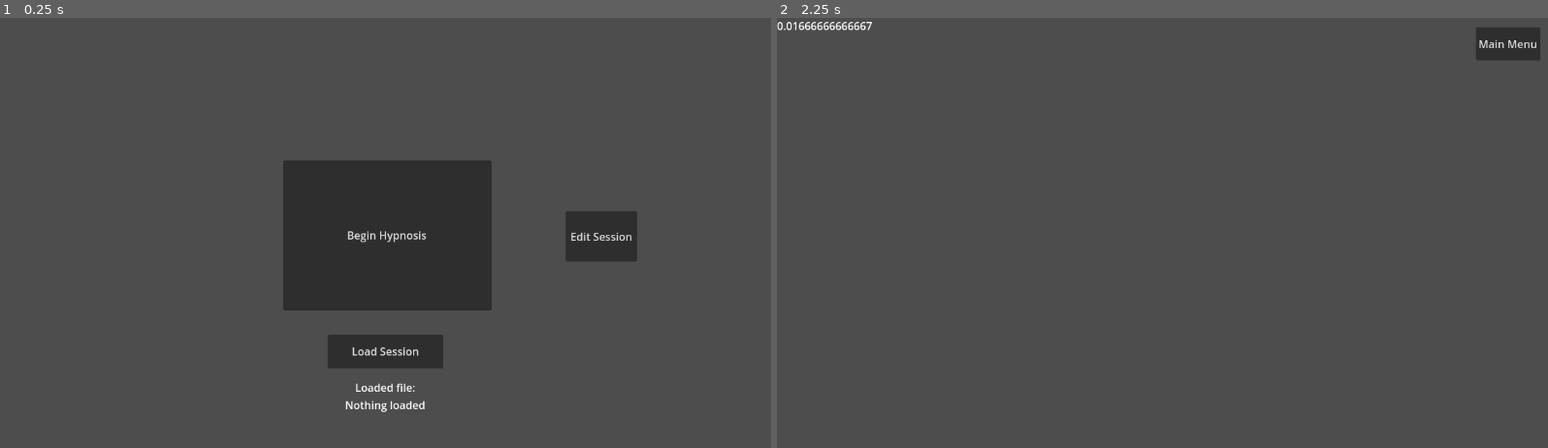
Above: before the commit, frames 1-2 (left to right).
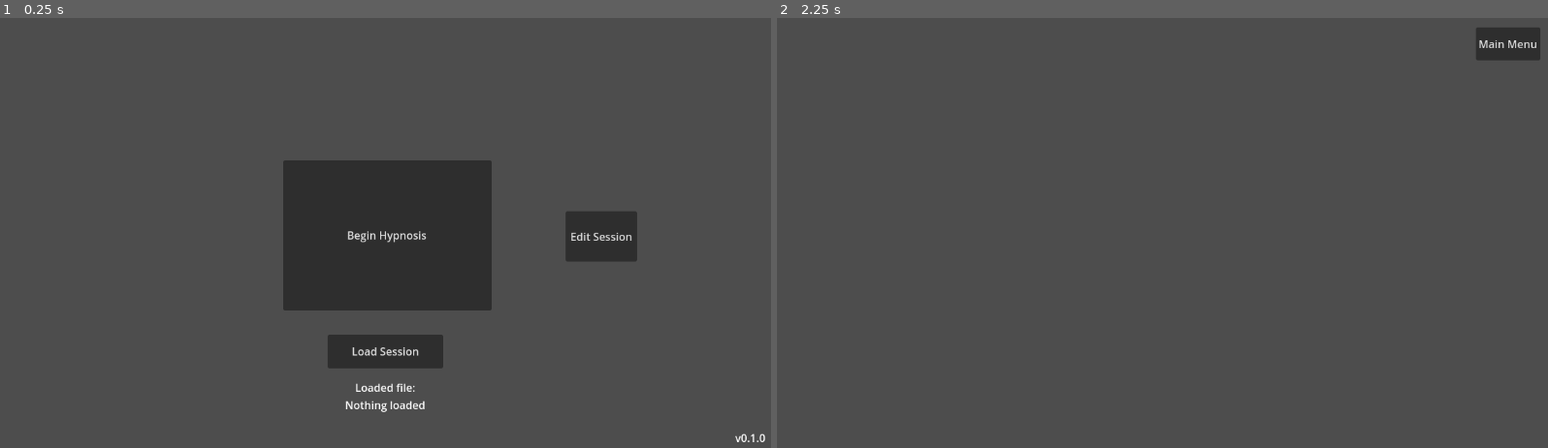
Above: after the commit, the same moments.

Repository: WinterWarp/KeyHypno
Game: Godot game, scene res://Scenes/FirstScene.tscn
Same seed, same stepped clock (60 frames per second), same inputs: the game is played once before the commit and once after it.
Inputs:
- Up to frame 1 (0.25 s): no input
- Up to frame 2 (2.25 s): click "Begin Hypnosis" at 0.5 s; click "Main Menu" at 1.25 s; click "Begin Hypnosis" at 2 s

The runs differ from the first frame. In frame 1, less than 0.1% of the frame differs, in the area x 95-100%, y 96-99%; in frame 2, 0.2%, in the area x 0-13%, y 0-3%.

Commit message:
File management system
Files are now properly tracked and managed between local files on the disk and files unpacked from a hypsav.

Diff:
--- a/Scenes/FirstScene.tscn
+++ b/Scenes/FirstScene.tscn
@@ -58,6 +58,21 @@
 offset_bottom = 522.0
 text = "Load Session"
 
+[node name="VersionLabel" type="Label" parent="MainMenuUI"]
+anchors_preset = 3
+anchor_left = 1.0
+anchor_top = 1.0
+anchor_right = 1.0
+anchor_bottom = 1.0
+offset_left = -135.0
+offset_top = -34.0
+offset_right = -14.0
+offset_bottom = -11.0
+grow_horizontal = 0
+grow_vertical = 0
+text = "v0.1.0"
+horizontal_alignment = 2
+
 [node name="SceneContainer" type="Node2D" parent="."]
 
 [connection signal="pressed" from="MainMenuUI/BeginHypnosisButton" to="." method="_on_begin_hypnosis_pressed"]
--- a/Scripts/SessionData.gd
+++ b/Scripts/SessionData.gd
@@ -4,6 +4,8 @@
 var _elements: Array[SessionElement]
 var _paused: bool = true
 var _global_time: float = 0.0
+var _file_manifest: Array[SessionResourceFile]
+var _new_file_manifest: Array[SessionResourceFile]
 
 
 func _ready() -> void:
@@ -33,6 +35,7 @@
 			if (
 				old_global_time <= element.get_start_time()
 				and _global_time > element.get_start_time()
+				and element.can_run()
 			):
 				element._begin_element()
 				element._process_element(_global_time - element.get_start_time())
@@ -131,7 +134,6 @@
 	if error == OK:
 		var data_received : Array = json.data
 		if typeof(data_received) == TYPE_ARRAY:
-			data_received.sort_custom(func(a, b): return a["start_time"] < b["start_time"])  # sort by time so we can assume events are in order
 			return data_received
 		else:
 			print("data is of invalid type")
@@ -174,3 +176,84 @@
 	print(files)
 	var data: String = reader.read_file("Elements.txt").get_string_from_utf8()
 	decode_from_json(data)
+	unpack_files(reader)
+
+
+func create_file_manifest() -> void:
+	_new_file_manifest.clear()
+	for element: SessionElement in _elements:
+		element.save_files_to_new_manifest(self)
+	_file_manifest = _new_file_manifest.duplicate()
+	_new_file_manifest.clear()
+
+
+func add_file_to_new_manifest(new_file : SessionResourceFilePointer) -> void:
+	if !new_file.is_set():
+		return
+	var index: int = 0
+	for manifest_file: SessionResourceFile in _new_file_manifest:
+		if manifest_file == new_file.get_file():
+			# The file is already in the manifest, just update the pointer
+			new_file.set_to_session_resource_file_id(index)
+			return
+		index = index + 1
+	# Didn't find the file in the manifest, so add it.
+	_new_file_manifest.append(new_file.get_file())
+	new_file.set_to_session_resource_file_id(index)
+
+
+func pack_files(packer: ZIPPacker) -> void:
+	var index: int = 0
+	var manifest_data: Array[Dictionary] = []
+	for file: SessionResourceFile in _file_manifest:
+		var file_meta_data: Dictionary = file.encode_to_json()
+		file_meta_data.get_or_add("manifest_index", str(index))
+		manifest_data.append(file_meta_data)
+		index += 1
+	var manifest_string: String = JSON.stringify(manifest_data)
+
+	packer.start_file("Manifest.txt")
+	packer.write_file(manifest_string.to_utf8_buffer())
+	packer.close_file()
+
+	index = 0
+	for file: SessionResourceFile in _file_manifest:
+		packer.start_file(str(index))
+		packer.write_file(file.get_file_data())
+		packer.close_file()
+		index += 1
+
+
+func unpack_files(reader: ZIPReader) -> void:
+	_file_manifest.clear()
+	var manifest_string: String = reader.read_file("Manifest.txt").get_string_from_utf8()
+	var manifest_data: Array = json_destringify(manifest_string)
+	for entry: Dictionary in manifest_data:
+		var new_file := SessionResourceFile.new("")
+		new_file.decode_from_json(entry)
+		_file_manifest.append(new_file)
+
+		var index: int = entry["manifest_index"].to_int()
+		var file_packed_name = str(index)
+		new_file.set_loaded_file_data(reader.read_file(file_packed_name))
+	for element: SessionElement in _elements:
+		element.populate_file_data_from_manifest(self)
+
+
+func save_to(path: String) -> void:
+	create_file_manifest()
+
+	var packer := ZIPPacker.new()
+	packer.open(path)
+	packer.start_file("Elements.txt")
+	var save_raw: String = encode_to_json()
+	packer.write_file(save_raw.to_utf8_buffer());
+	packer.close_file()
+
+	pack_files(packer)
+
+	packer.close()
+
+
+func get_file_from_manifest_by_id(id: int) -> SessionResourceFile:
+	return _file_manifest[id]
--- a/Scripts/SessionElement.gd
+++ b/Scripts/SessionElement.gd
@@ -21,7 +21,7 @@
 
 func _process_element(delta: float):
 	_local_time += delta
-	if _end_time.get_value() >= 0.0 && _local_time > _end_time.get_value():
+	if _end_time.get_value() >= 0.0 && _start_time.get_value() + _local_time > _end_time.get_value():
 		_end_element()
 		return false
 	return true
@@ -91,6 +91,18 @@
 	return ""
 
 
+func save_files_to_new_manifest(session_data: SessionData) -> void:
+	pass
+
+
+func populate_file_data_from_manifest(session_data: SessionData) -> void:
+	pass
+
+
+func can_run() -> bool:
+	return true
+
+
 func debug_print() -> void:
 	print("_display_name: " + _display_name.get_value())
 	print("_start_time: " + str(_start_time.get_value()))
--- a/Scripts/SessionElement_Audio.gd
+++ b/Scripts/SessionElement_Audio.gd
@@ -2,6 +2,7 @@
 extends SessionElement
 
 var path: String
+var file: SessionResourceFilePointer
 var id: int
 
 
@@ -11,7 +12,8 @@
 
 func _init() -> void:
 	super._init()
-	_end_time.set_value(1.0)
+	_end_time.set_value(10.0)
+	file = SessionResourceFilePointer.new()
 
 
 func _process_element(delta: float):
@@ -27,14 +29,44 @@
 
 func encode_to_json() -> Dictionary:
 	var out : Dictionary = super.encode_to_json()
-	out.get_or_add("path", path)
+	out.get_or_add("file_id", file.get_session_resource_file_id())
 	return out
 
 
 func decode_from_json(entry : Dictionary) -> void:
 	super.decode_from_json(entry)
-	path = entry["path"]
+	file.set_to_session_resource_file_id(entry["file_id"])
+
 
 
 func get_type() -> String:
 	return get_type_static()
+
+
+func set_local_path(in_path: String) -> void:
+	path = in_path
+	file.set_to_local_file_path(in_path)
+
+
+func get_files_to_save() -> Array[SessionResourceFilePointer]:
+	return [file];
+
+
+func save_files_to_new_manifest(session_data: SessionData) -> void:
+	session_data.add_file_to_new_manifest(file)
+
+
+func get_audio_data() -> PackedByteArray:
+	return file.get_file_data()
+
+
+func get_audio_ext() -> String:
+	return file.get_file_ext()
+
+
+func populate_file_data_from_manifest(session_data: SessionData) -> void:
+	file.populate_file_data_from_manifest(session_data)
+
+
+func can_run() -> bool:
+	return file.is_set()
--- a/Scripts/SessionElement_Subliminal.gd
+++ b/Scripts/SessionElement_Subliminal.gd
@@ -108,6 +108,10 @@
 	return get_type_static()
 
 
+func can_run() -> bool:
+	return _messages.size() > 0
+
+
 func debug_print() -> void:
 	super.debug_print()
 	print("_messages: ")
--- a/Scripts/audio.gd
+++ b/Scripts/audio.gd
@@ -1,6 +1,7 @@
 extends AudioStreamPlayer
 
 @export var path = ""
+var _currently_playing_file_data: PackedByteArray
 
 
 func play_path(session_data: ZIPReader, new_path: String):
@@ -29,3 +30,21 @@
 		_:
 			print("unexpected file type")
 	hypno_scene_audio_player.play()
+
+func play_ext(file_data: PackedByteArray, file_ext: String) -> void:
+	var hypno_scene_audio_player = get_node(".")
+	hypno_scene_audio_player.stop()
+	match file_ext:
+		"ogg":
+			hypno_scene_audio_player.stream = AudioStreamOggVorbis.load_from_buffer(file_data)
+		"mp3":
+			var mp3 := AudioStreamMP3.new()
+			mp3.data = file_data
+			hypno_scene_audio_player.stream = mp3
+		_:
+			print("unexpected file type")
+	hypno_scene_audio_player.play()
+	_currently_playing_file_data = file_data
+
+func is_playing_data(file_data: PackedByteArray) -> bool:
+	return playing and _currently_playing_file_data == file_data
--- a/Scripts/editing_scene.gd
+++ b/Scripts/editing_scene.gd
@@ -188,13 +188,7 @@
 
 
 func _handle_save_file_selected(path: String) -> void:
-	packer = ZIPPacker.new()
-	packer.open(path)
-	packer.start_file("Elements.txt")
-	var save_raw: String = open_session_data.encode_to_json()
-	packer.write_file(save_raw.to_utf8_buffer());
-	packer.close_file()
-	packer.close()
+	open_session_data.save_to(path)
 
 
 func _on_visibility_changed() -> void:
--- /dev/null
+++ b/Scripts/local_file_manager.gd
@@ -0,0 +1,14 @@
+class_name LocalFileManager
+extends RefCounted
+
+static var singleton: LocalFileManager = LocalFileManager.new()
+
+var files: Array[SessionResourceFile]
+
+func register_or_get_local_file(file_path: String) -> SessionResourceFile:
+	for file: SessionResourceFile in files:
+		if file.file_local_path == file_path:
+			return file
+	var new_file: SessionResourceFile = SessionResourceFile.new(file_path)
+	files.append(new_file)
+	return new_file
--- a/Scripts/session_canvas.gd
+++ b/Scripts/session_canvas.gd
@@ -35,10 +35,14 @@
 	var active_audio = active_elements.filter(
 		func(element: SessionElement): return element is SessionElement_Audio
 	)
-	if active_audio.size() == 0  && !player.path.is_empty():
-		player.play_path(zip_reader, "")
-	elif active_audio.size() > 0 && active_audio[0].path != player.path && !session_data._paused:
-		player.play_path(zip_reader, active_audio[0].path)
+	if active_audio.size() == 0  && player.playing:
+		player.stop()
+		player.stream = null
+	elif active_audio.size() > 0 && !session_data._paused:
+		var audio_data: PackedByteArray = active_audio[0].get_audio_data()
+		if !player.is_playing_data(audio_data):
+			var audio_ext: String = active_audio[0].get_audio_ext()
+			player.play_ext(audio_data, audio_ext)
 
 	var active_interacts = active_elements.filter(
 		func(element: SessionElement): return element is SessionElement_Interact
@@ -58,8 +62,8 @@
 			else:
 				interact_label.text = "Press the " + key_string + " key."
 
-	var debug_string: String = "%s" % session_data._global_time
-	debug_label.text = debug_string
+	#var debug_string: String = "%.1f" % session_data._global_time
+	#debug_label.text = debug_string
 
 	#for session_element : SessionElement in active_elements:
 	#if(session_element is SessionElement_Subliminal):
--- a/Scripts/session_element_audio_edit_pane.gd
+++ b/Scripts/session_element_audio_edit_pane.gd
@@ -31,7 +31,7 @@
 
 func _handle_file_selected(path: String) -> void:
 	print(path)
-	_editing_element.path = path
+	_editing_element.set_local_path(path)
 	_populate()
 
 
--- /dev/null
+++ b/Scripts/session_resource_file.gd
@@ -0,0 +1,37 @@
+class_name SessionResourceFile
+extends RefCounted
+
+var _file_data: PackedByteArray
+var _file_local_path: String
+var _is_local: bool
+
+func _init(in_filepath: String):
+	_file_local_path = in_filepath
+	_is_local = true
+
+
+func set_loaded_file_data(in_file_data: PackedByteArray) -> void:
+	_file_data = in_file_data
+	_is_local = false
+
+
+func get_file_data() -> PackedByteArray:
+	if _file_data.is_empty():
+		var file: FileAccess = FileAccess.open(_file_local_path, FileAccess.READ)
+		_file_data = file.get_buffer(file.get_length())
+	return _file_data
+
+
+func encode_to_json() -> Dictionary:
+	return {
+		"file_local_path": _file_local_path,
+	}
+
+
+func decode_from_json(meta_data: Dictionary) -> void:
+	_file_local_path = meta_data["file_local_path"]
+	_is_local = false
+
+
+func get_local_path() -> String:
+	return _file_local_path
--- /dev/null
+++ b/Scripts/session_resource_file_pointer.gd
@@ -0,0 +1,37 @@
+class_name SessionResourceFilePointer
+extends RefCounted
+
+var _session_resource_file_id: int = -1
+var _file: SessionResourceFile
+
+func set_to_local_file_path(new_local_file_path: String) -> void:
+	_file = LocalFileManager.singleton.register_or_get_local_file(new_local_file_path)
+
+
+func set_to_session_resource_file_id(new_session_resource_file_id: int) -> void:
+	_session_resource_file_id = new_session_resource_file_id
+
+
+func get_file_data() -> PackedByteArray:
+	return _file.get_file_data()
+
+
+func get_file_ext() -> String:
+	return _file.get_local_path().get_extension()
+
+
+func get_session_resource_file_id() -> int:
+	return _session_resource_file_id
+
+
+func get_file() -> SessionResourceFile:
+	return _file
+
+
+func populate_file_data_from_manifest(session_data: SessionData) -> void:
+	if _session_resource_file_id != -1:
+		_file = session_data.get_file_from_manifest_by_id(_session_resource_file_id)
+
+
+func is_set() -> bool:
+	return _file != null || _session_resource_file_id != -1
Not shown, added: KeyruneSample.hypsav
